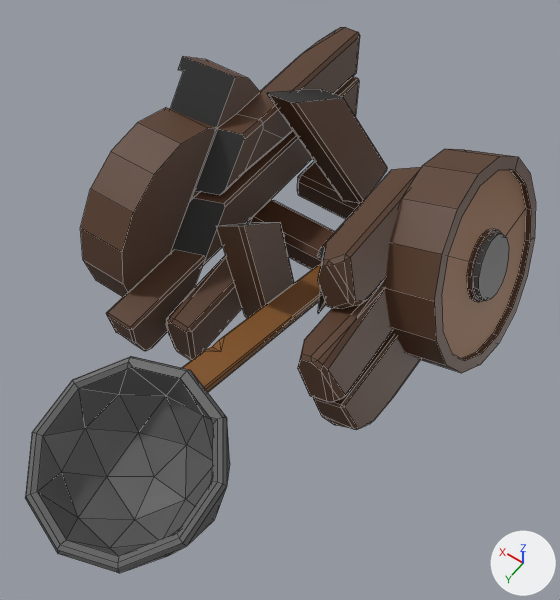
The FBX model Assets/Art/Models/BrokenModels/CatapultBroken.fbx, before and after one commit.
Rendered twice from a 50 mm camera at (-1.89, 3.45, 4.57) aimed at (-0.05, 0.87, 0.53). The lights are fixed; the arrows at lower right show +X, +Y and +Z. Mesh edges are drawn as thin lines. Where no turn or scale is listed for an object, it has been applied to the vertices. Vertices at the same position are counted once.

Objects in the first picture: 'CatapultBroken'.
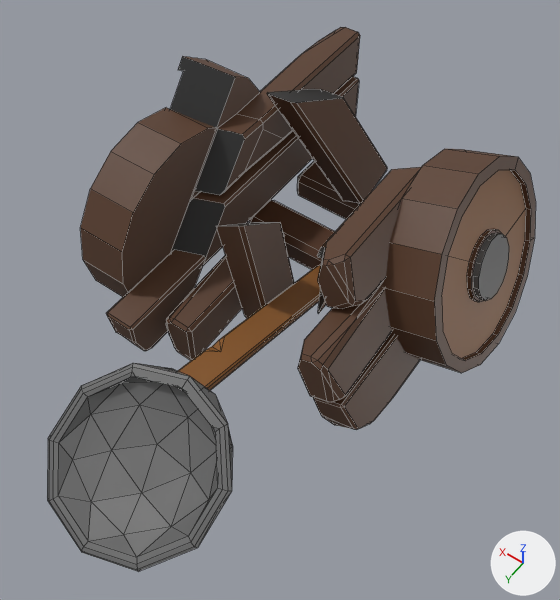
Commit message: Catapult model fix

What differs and where, as boxes (x1, y1, x2, y2) in the pictures (560 x 600 px; the box of a moved part takes in the faces that stretch with it):
```json
{"object": "CatapultBroken", "change": "reshaped", "before": [25, 27, 536, 573], "after": [47, 27, 536, 571]}
{"part": 1, "of": "me_catapult_cell_005", "change": "moved or reshaped", "before": [25, 356, 230, 573], "after": [47, 363, 233, 571]}
```

The change, as JSON lines over the scene's bpy script:
```json
{"block": "me_catapult_cell_005", "where": "me_catapult_cell_005.from_pydata(...)  # 913 vertices, 695 faces; spans x -1.31..1.5, y -1.32..2.91, z -0.13..1.42"}
{"block": "me_catapult_cell_005", "where": "# used by ob_catapultbroken; location = (0.0, 0.0, 0.0)"}
{"block": "me_catapult_cell_005", "change": "me_catapult_cell_005 part 1: the loose piece of 75 vertices spanning x -0.59..0.59, y 1.72..2.91, z -0.06..0.73 is multiplied about its middle by the matrix ((1.0, 0.0, 0.0), (0.0, 0.922, 0.088), (0.0, -0.388, 0.209)), then moved by (0.0, -0.07, 0.0)"}
```
